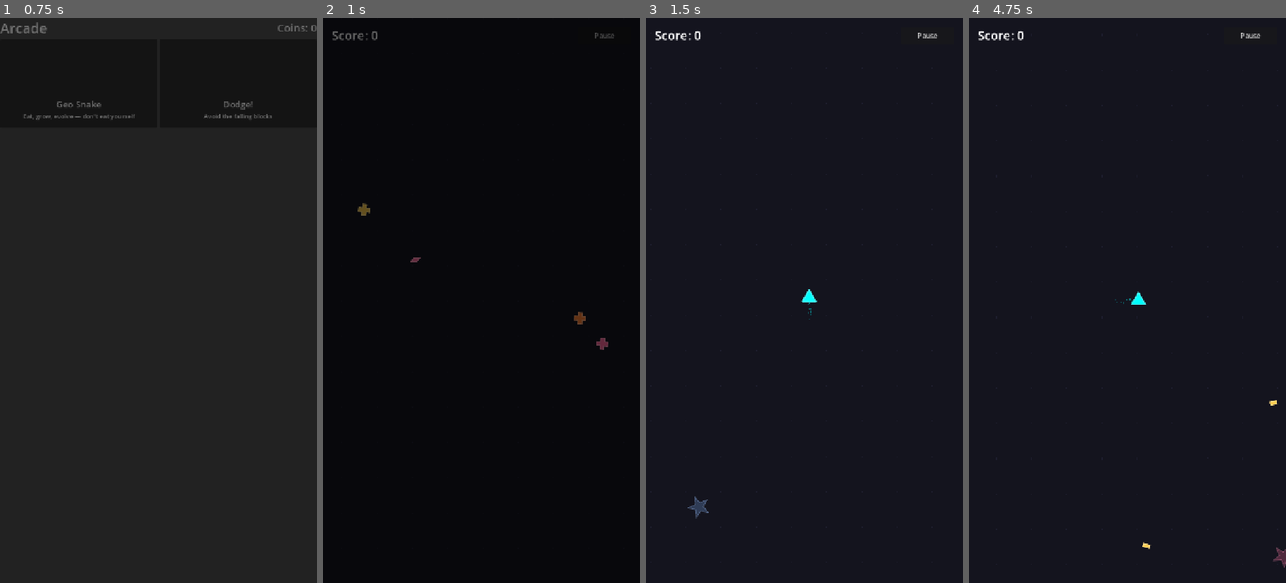
Above: before the commit, frames 1-4 (left to right).
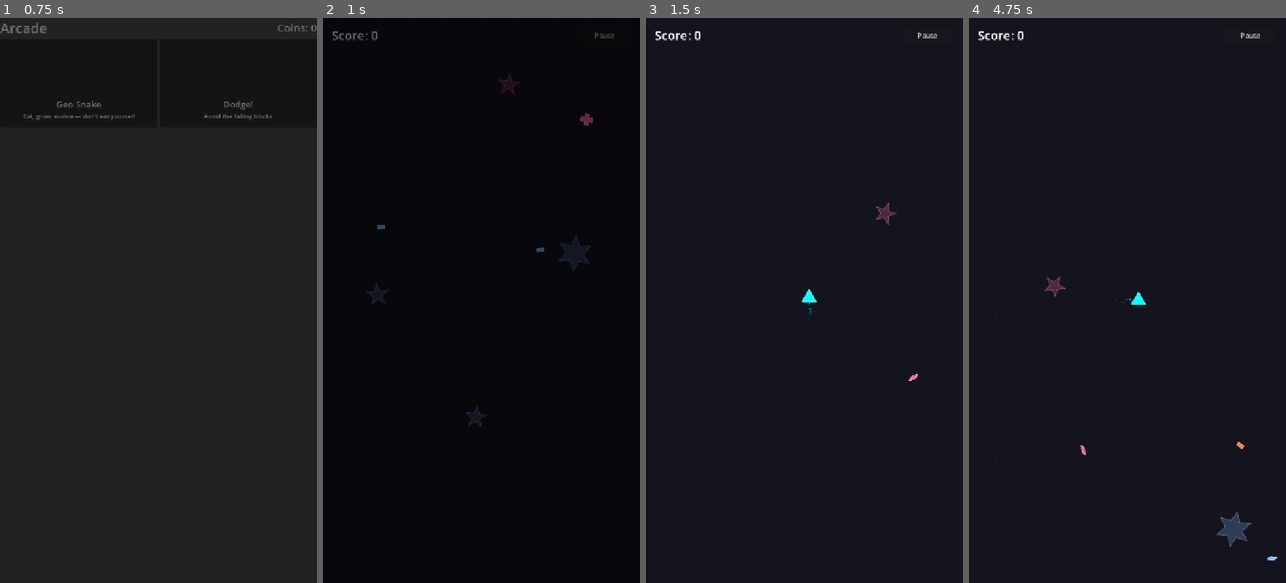
Above: after the commit, the same moments.

Repository: brad-richardson/arcade
Game: Godot game, scene res://hub/hub.tscn
Same seed, same stepped clock (60 frames per second), same inputs: the game is played once before the commit and once after it.
Inputs (mouse positions are in pixels of both pictures, inside the frame that each line leads up to):
- Up to frame 1 (0.75 s): tap Enter at 0.5 s; drag from (79, 85) to (190, 176) at 0.52 s
- Up to frame 2 (1 s): no input
- Up to frame 3 (1.5 s): drag from (741, 328) to (788, 413) at 1.27 s
- Up to frame 4 (4.75 s): move the mouse to (1159, 176) at 2.02 s; hold Right (ui_right) 2.03-2.75 s; click "Pause" at 2.75 s; click "Resume" at 3.5 s; drag from (1111, 413) to (1032, 215) at 4.27 s

Frame 1 is identical in both runs. In frame 2, 0.4% of the frame differs, in the area x 10-90%, y 9-73%; in frame 3, 0.2%; in frame 4, 0.6%, in the area x 23-100%, y 45-98%.

Commit message:
feat(snake): locked food kills on collision, enforce food spacing
- Hitting food that's too large to eat now kills the snake (same as wall/self)
- Food placement tries up to 20 positions to find one that doesn't overlap
  existing food, with an 8px buffer between items

Co-Authored-By: Claude Opus 4.6 (1M context) <noreply@anthropic.com>

Diff:
--- a/games/snake/game.gd
+++ b/games/snake/game.gd
@@ -4,6 +4,8 @@
 const MAP_SIZE: Vector2 = Vector2(3600, 6400)
 const FOOD_COUNT: int = 120
 const FOOD_MARGIN: float = 100.0
+const FOOD_BUFFER: float = 8.0
+const MAX_PLACEMENT_ATTEMPTS: int = 20
 const BORDER_COLOR: Color = Color(0.4, 0.4, 0.5)
 const BORDER_WIDTH: float = 4.0
 const BG_COLOR: Color = Color(0.08, 0.08, 0.12)
@@ -83,10 +85,6 @@
 
 	for i: int in range(FOOD_COUNT):
 		var food: FoodItem = FoodItem.new()
-		var pos: Vector2 = Vector2(
-			randf_range(FOOD_MARGIN, MAP_SIZE.x - FOOD_MARGIN),
-			randf_range(FOOD_MARGIN, MAP_SIZE.y - FOOD_MARGIN),
-		)
 
 		var size: FoodItem.FoodSize
 		var shape: FoodItem.FoodShape
@@ -101,10 +99,43 @@
 			size = FoodItem.FoodSize.LARGE
 			shape = large_shapes[randi() % large_shapes.size()]
 
-		food.setup(pos, size, shape)
+		# Set up the food first so we know its actual radius for spacing.
+		var temp_pos: Vector2 = Vector2(
+			randf_range(FOOD_MARGIN, MAP_SIZE.x - FOOD_MARGIN),
+			randf_range(FOOD_MARGIN, MAP_SIZE.y - FOOD_MARGIN),
+		)
+		food.setup(temp_pos, size, shape)
+
+		# Try to find a non-overlapping position.
+		var placed: bool = false
+		for _attempt: int in range(MAX_PLACEMENT_ATTEMPTS):
+			var pos: Vector2 = Vector2(
+				randf_range(FOOD_MARGIN, MAP_SIZE.x - FOOD_MARGIN),
+				randf_range(FOOD_MARGIN, MAP_SIZE.y - FOOD_MARGIN),
+			)
+			if _is_food_position_clear(pos, food.radius):
+				food.position = pos
+				placed = true
+				break
+
+		if not placed:
+			# Use last attempted position rather than skipping.
+			pass
+
 		_food_container.add_child(food)
 
 	total_food = FOOD_COUNT
+
+
+func _is_food_position_clear(pos: Vector2, new_radius: float) -> bool:
+	for child: Node in _food_container.get_children():
+		if not child is FoodItem:
+			continue
+		var other: FoodItem = child as FoodItem
+		var min_dist: float = new_radius + other.radius + FOOD_BUFFER
+		if pos.distance_to(other.position) < min_dist:
+			return false
+	return true
 
 
 func _check_food_collision() -> void:
@@ -118,11 +149,12 @@
 		var f: FoodItem = food as FoodItem
 		f.update_locked_state(max_eatable)
 
-		if f.locked:
-			continue
-
 		var dist: float = head_pos.distance_to(f.position)
 		if dist < head_r + f.radius * 0.5:
+			if f.locked:
+				# Too large to eat — die on impact.
+				_end_game(false)
+				return
 			snake.grow(f.worth)
 			_effects.emit_eat_burst(f.position, f.color)
 			segments_eaten = snake.segments_eaten
